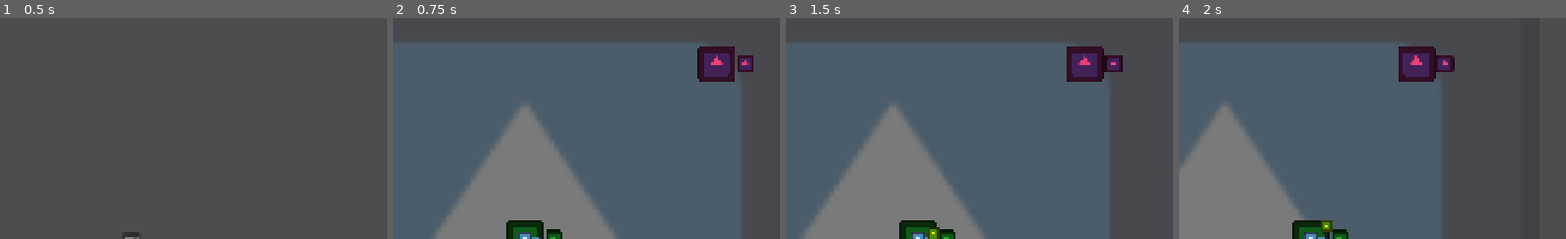
Above: before the commit, frames 1-4 (left to right).
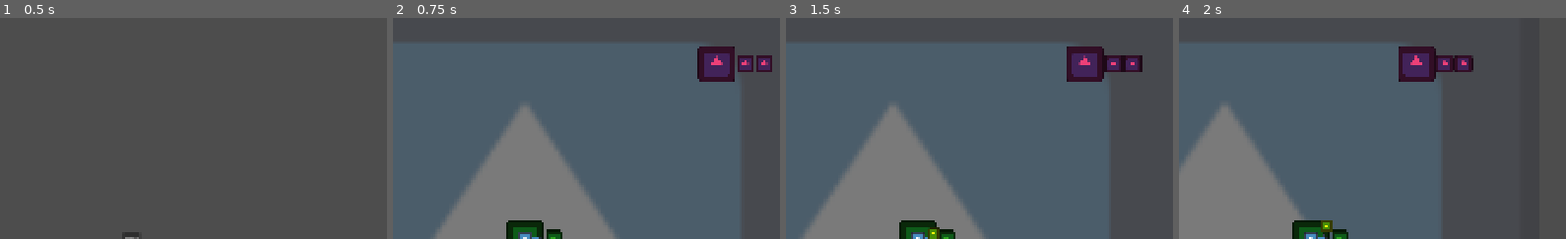
Above: after the commit, the same moments.

Repository: gerep/godot-wild-jam
Game: Godot game, scene res://game/game.tscn
The game is run twice, just before and just after one commit, with the same random seed, the same clock (stepped at 60 frames per second) and the same inputs. The engine's default icon, where the game draws it, is replaced by a stand-in: a white triangle on a blue panel in a dark square.
Inputs (mouse positions are % of the whole screen's width and height, from its top left):
- Up to frame 1 (0.5 s): no input
- Up to frame 2 (0.75 s): click "Play" at 0.5 s
- Up to frame 3 (1.5 s): tap Enter at 1.25 s; move the mouse to (73, 45) at 1.27 s; press the mouse at (73, 45) at 1.28 s; hold D (move_right) from 1.28 s (still down)
- Up to frame 4 (2 s): keep holding D (move_right)
The pictures show only the part of the screen within x 34-84%, y 0-50%; the shares and areas given below are measured in that part.

Frame 1 is identical in both runs. In frame 2, 0.3% of the frame differs, in the area x 93-98%, y 16-25%; in frame 3, 0.4%, in the area x 87-93%, y 16-25%; in frame 4, 0.4%.

Commit message:
Connect cells to each other. Make cells regenerate on destruction

Diff:
--- a/constants/collision_layers.gd
+++ b/constants/collision_layers.gd
@@ -7,3 +7,4 @@
 const PLAYER_HURTBOX = 10
 const ENEMY_HURTBOX = 11
 const PLAYER_EXP_HURTBOX = 12
+const CORE_CONNECTION_CHECKER = 20
--- a/game/ship_skeleton/cell/cell.gd
+++ b/game/ship_skeleton/cell/cell.gd
@@ -1,11 +1,16 @@
 class_name Cell
 extends Node2D
 
+signal restored
 signal destroyed
 
 # TODO. On core destroyed destroye owner too.
 @export var is_core := false
 @export var health: float
+@export var core_parents: Array[Cell]
+@export var repair_rate: float
+
+var is_destroyed := false
 
 var _related_movemenet_collision_shape: CollisionShape2D
 
@@ -18,6 +23,24 @@
 	health_component.health_depleted.connect(_on_health_depleted)
 
 	health_component.set_health(health)
+
+func _physics_process(delta: float) -> void:
+	if is_destroyed:
+		var can_restore := false
+		for core_parent: Cell in core_parents:
+			if not core_parent.is_destroyed:
+				can_restore = true
+
+		if can_restore:
+			health_component.current_health += repair_rate * delta
+			if health_component.current_health >= health:
+				restored.emit()
+				_related_movemenet_collision_shape.disabled = false
+				hurtbox_2d.monitorable = true
+				modulate.a = 1.0
+				is_destroyed = false
+		elif health_component.current_health > 0:
+			health_component.current_health = 0
 
 
 func get_hurtbox_collision_shape() -> CollisionShape2D:
@@ -34,8 +57,10 @@
 
 func _on_health_depleted() -> void:
 	destroyed.emit()
-	_related_movemenet_collision_shape.queue_free()
-	queue_free()
+	_related_movemenet_collision_shape.disabled = true
+	modulate.a = 0.5
+	hurtbox_2d.monitorable = false
+	is_destroyed = true
 
 func _on_hit(hitbox: ComponentHitbox2D) -> void:
 	health_component.take_damage(hitbox.damage)
--- a/game/ship_skeleton/cell/cell.tscn
+++ b/game/ship_skeleton/cell/cell.tscn
@@ -13,6 +13,7 @@
 [node name="Cell" type="Node2D" unique_id=1435320636]
 script = ExtResource("1_cjhyy")
 health = 5.0
+repair_rate = 1.0
 
 [node name="Sprite2D" type="Sprite2D" parent="." unique_id=1975990942]
 self_modulate = Color(0.19387385, 0.6540687, 0.13022849, 1)
@@ -21,6 +22,7 @@
 
 [node name="Hurtbox2D" parent="." unique_id=146611675 instance=ExtResource("3_mnm1f")]
 unique_name_in_owner = true
+collision_layer = 524288
 
 [node name="CollisionShape2D" parent="Hurtbox2D" index="0" unique_id=2074960276]
 shape = SubResource("CapsuleShape2D_ruldg")
--- /dev/null
+++ b/game/ship_skeleton/cell_connector/cell_connector.tscn
@@ -0,0 +1,7 @@
+[gd_scene format=3 uid="uid://cdeg2ih3g8ys4"]
+
+[node name="CellConnector" type="Line2D" unique_id=56162775]
+points = PackedVector2Array(126, 7, 2, 7)
+closed = true
+width = 4.0
+default_color = Color(0.3882353, 1, 1, 0.5019608)
--- a/game/ship_skeleton/ship_skeleton.gd
+++ b/game/ship_skeleton/ship_skeleton.gd
@@ -1,10 +1,27 @@
+@tool
 class_name ShipSkeleton
 extends Node2D
 
 signal destroyed
 
+const CELL_CONNECTOR = preload("uid://cdeg2ih3g8ys4")
+
+@export_tool_button("Calculate core connections")
+
+var calculate_core_connections_action: Callable = calculate_core_connections
+
+@onready var cell_connectors: Node2D = %CellConnectors
+
+
 func _ready() -> void:
-	for cell: Cell in get_children():
+	if Engine.is_editor_hint():
+		return
+
+	for child in get_children():
+		if not child is Cell:
+			continue
+		var cell = child as Cell
+
 		# Gives parent collision shapes of all cells. Since the movement logic is located in owner node.
 		var hurtbox_shape := cell.get_hurtbox_collision_shape()
 		var collision_shape := hurtbox_shape.duplicate()
@@ -23,3 +40,57 @@
 			cell.destroyed.connect(func():
 				destroyed.emit()
 			)
+
+
+# TOOL. Connects cells between each other depending on position relative to the core.
+func calculate_core_connections():
+	for child in cell_connectors.get_children():
+		child.queue_free()
+
+	var core: Cell
+
+	for cell: Cell in get_children():
+		if cell.is_core:
+			core = cell
+			break
+
+	fill_core_connections(core)
+
+func fill_core_connections(cell: Cell) -> void:
+	var shape = cell.get_node("Hurtbox2D/CollisionShape2D").shape.duplicate()
+	var distance_check_mult := 1.25
+
+	# CRITICAL. Assuming we only use capsule shapes for cells
+	assert(shape is CapsuleShape2D, "Core is not found")
+
+	shape = shape as CapsuleShape2D
+
+	shape.height *= distance_check_mult
+	shape.radius *= distance_check_mult
+
+	var dss := get_world_2d().direct_space_state
+	var query: PhysicsShapeQueryParameters2D = PhysicsShapeQueryParameters2D.new()
+	query.collide_with_areas = true
+	query.collision_mask = pow(2, CollisionLayers.CORE_CONNECTION_CHECKER - 1)
+	query.shape = shape
+	query.transform = cell.get_transform()
+	query.exclude = [cell.get_node("Hurtbox2D").get_rid()]
+
+	var results = dss.intersect_shape(query)
+	for result in results:
+		var colliding_cell: Cell = result.collider.owner
+		if cell.core_parents.has(colliding_cell):
+			continue
+
+		var cell_connector: Line2D = CELL_CONNECTOR.instantiate()
+		var my_array: Array
+		my_array.append(cell.position)
+		my_array.append(colliding_cell.position)
+		cell_connector.points = my_array
+
+		cell_connectors.add_child(cell_connector)
+
+		colliding_cell.core_parents.clear()
+		colliding_cell.core_parents.append(cell)
+
+		fill_core_connections(colliding_cell)
--- a/game/ship_skeleton/ship_skeleton.tscn
+++ b/game/ship_skeleton/ship_skeleton.tscn
@@ -4,3 +4,6 @@
 
 [node name="ShipSkeleton" type="Node2D" unique_id=1402492542]
 script = ExtResource("1_0h88w")
+
+[node name="CellConnectors" type="Node2D" parent="." unique_id=1905180700]
+unique_name_in_owner = true
--- a/game/ship_skeleton/ships/basic_enemy_ship.tscn
+++ b/game/ship_skeleton/ships/basic_enemy_ship.tscn
@@ -10,31 +10,60 @@
 
 [sub_resource type="CapsuleShape2D" id="CapsuleShape2D_6lbsd"]
 resource_local_to_scene = true
+radius = 21.0
+height = 42.0
+
+[sub_resource type="CapsuleShape2D" id="CapsuleShape2D_qnsh4"]
+resource_local_to_scene = true
 radius = 45.0
 height = 90.0
 
 [node name="BasicEnemyShip" unique_id=1402492542 instance=ExtResource("1_qnsh4")]
 
-[node name="Cell" parent="." index="0" unique_id=1435320636 instance=ExtResource("2_bcme0")]
+[node name="Cell" parent="." index="0" unique_id=1435320636 node_paths=PackedStringArray("core_parents") instance=ExtResource("2_bcme0")]
 position = Vector2(70, 0)
+is_core = null
+core_parents = [NodePath("../Core")]
 
 [node name="Sprite2D" parent="Cell" index="0" unique_id=1975990942]
 self_modulate = Color(0.9272763, 0.2491239, 0.46881247, 1)
 
-[node name="CollisionShape2D" parent="Cell/Hurtbox2D" parent_id_path=PackedInt32Array(1435320636, 146611675) index="0" unique_id=2074960276]
+[node name="Hurtbox2D" parent="Cell" index="1" unique_id=146611675]
+collision_layer = 524289
+
+[node name="CollisionShape2D" parent="Cell/Hurtbox2D" index="0" unique_id=2074960276]
 shape = SubResource("CapsuleShape2D_v7g1m")
 
-[node name="Core" parent="." index="1" unique_id=1463715219 instance=ExtResource("2_bcme0")]
+[node name="Cell2" parent="." index="1" unique_id=1282543224 node_paths=PackedStringArray("core_parents") instance=ExtResource("2_bcme0")]
+position = Vector2(116, 0)
+is_core = null
+core_parents = [NodePath("../Cell")]
+
+[node name="Sprite2D" parent="Cell2" index="0" unique_id=1975990942]
+self_modulate = Color(0.9272763, 0.2491239, 0.46881247, 1)
+
+[node name="Hurtbox2D" parent="Cell2" index="1" unique_id=146611675]
+collision_layer = 524289
+
+[node name="CollisionShape2D" parent="Cell2/Hurtbox2D" index="0" unique_id=2074960276]
+shape = SubResource("CapsuleShape2D_6lbsd")
+
+[node name="Core" parent="." index="2" unique_id=1463715219 instance=ExtResource("2_bcme0")]
 is_core = true
 
 [node name="Sprite2D" parent="Core" index="0" unique_id=1975990942]
 self_modulate = Color(0.9272763, 0.2491239, 0.46881247, 1)
 scale = Vector2(0.70312494, 0.703125)
 
-[node name="CollisionShape2D" parent="Core/Hurtbox2D" parent_id_path=PackedInt32Array(1463715219, 146611675) index="0" unique_id=2074960276]
-shape = SubResource("CapsuleShape2D_6lbsd")
+[node name="Hurtbox2D" parent="Core" index="1" unique_id=146611675]
+collision_layer = 524289
+
+[node name="CollisionShape2D" parent="Core/Hurtbox2D" index="0" unique_id=2074960276]
+shape = SubResource("CapsuleShape2D_qnsh4")
 
 [editable path="Cell"]
 [editable path="Cell/Hurtbox2D"]
+[editable path="Cell2"]
+[editable path="Cell2/Hurtbox2D"]
 [editable path="Core"]
 [editable path="Core/Hurtbox2D"]
--- a/project.godot
+++ b/project.godot
@@ -74,6 +74,7 @@
 2d_physics/layer_10="player_hurtbox"
 2d_physics/layer_11="enemy_hurtbox"
 2d_physics/layer_12="player_exp_hurtbox"
+2d_physics/layer_20="core_connection_checker"
 
 [physics]
 
